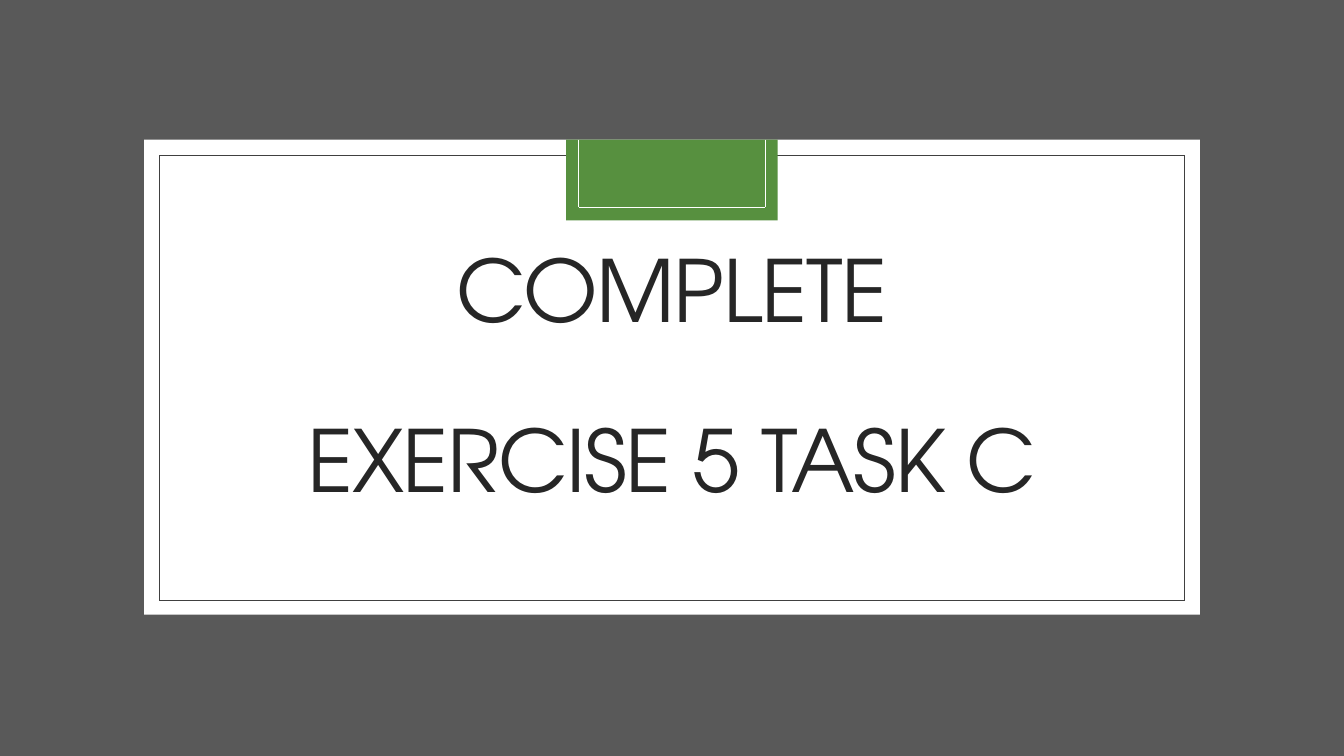
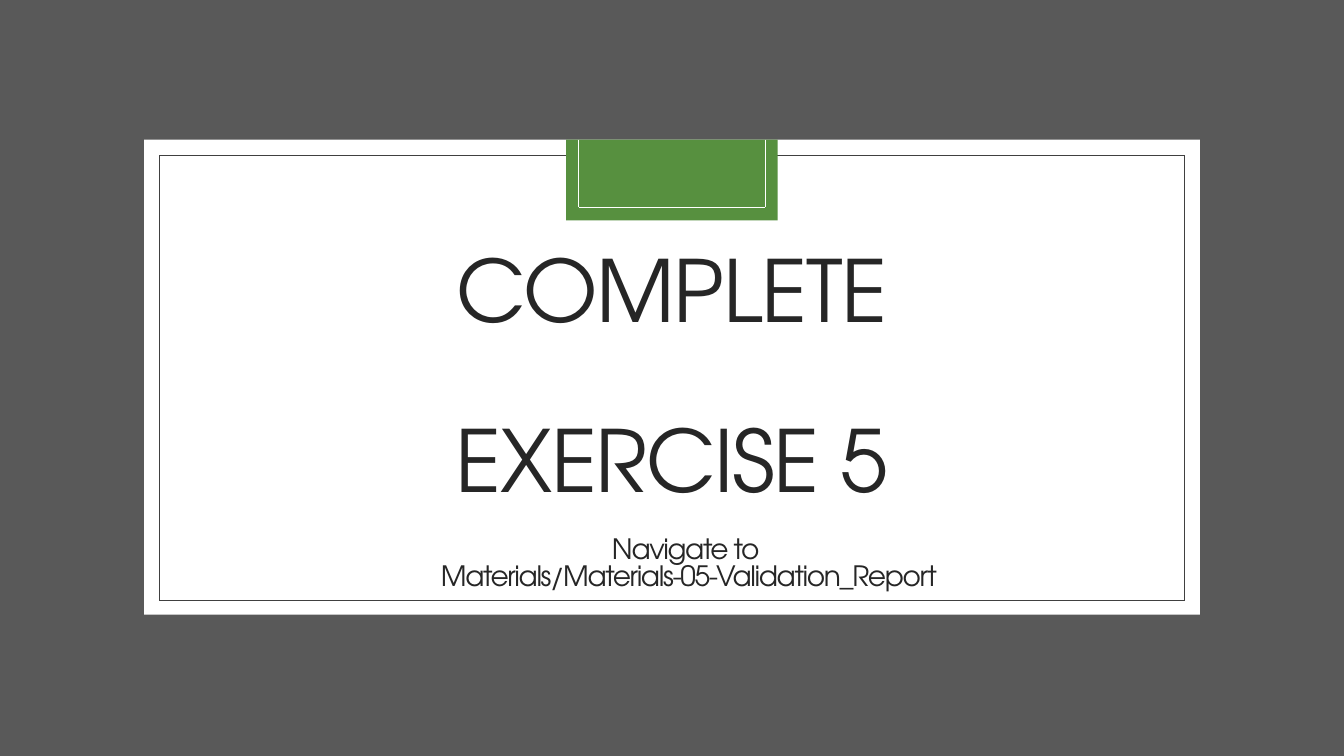
Before and after one commit to FredHutch/R_Package_Validation_Tutorial, a slide deck: slide 12 of Slides/Slides-05-The_Validation_Report/Slides-05-The_Validation_Report.pptx (slide 18 before the commit). Drawn at 1344x756 pixels with LibreOffice and Linux fonts; fonts in the diff are those of the drawing. Boxes give left, top, right and bottom in pixels: in the first picture for what was removed or moved away, otherwise in the second. Text is boxed around its words. In the diff, an @@ line names an element or a change of style, - is before the commit and + after.

```diff
--- a/Slides/Slides-05-The_Validation_Report/Slides-05-The_Validation_Report.pptx
+++ b/Slides/Slides-05-The_Validation_Report/Slides-05-The_Validation_Report.pptx
@@ title at [456, 257, 888, 493]: text changed @@
-COMPLETE
-EXERCISE 5 TASK C
+COMPLETE
+EXERCISE 5
@@ text added at [441, 538, 937, 592], 20 pt, text #262626 @@
+Navigate to
+Materials/Materials-05-Validation_Report
```
Also in this commit, not shown: 3 other slides changed, 1 slide added, 7 slides removed, 22 other files.
